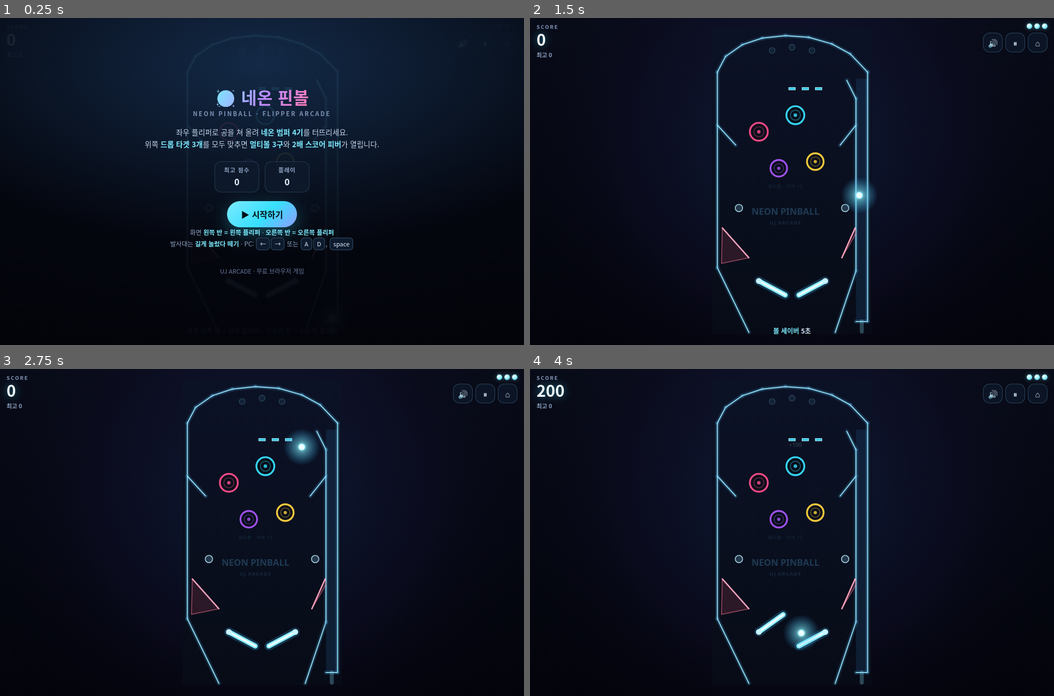
Above: before the commit, frames 1-4 (two rows, left to right).
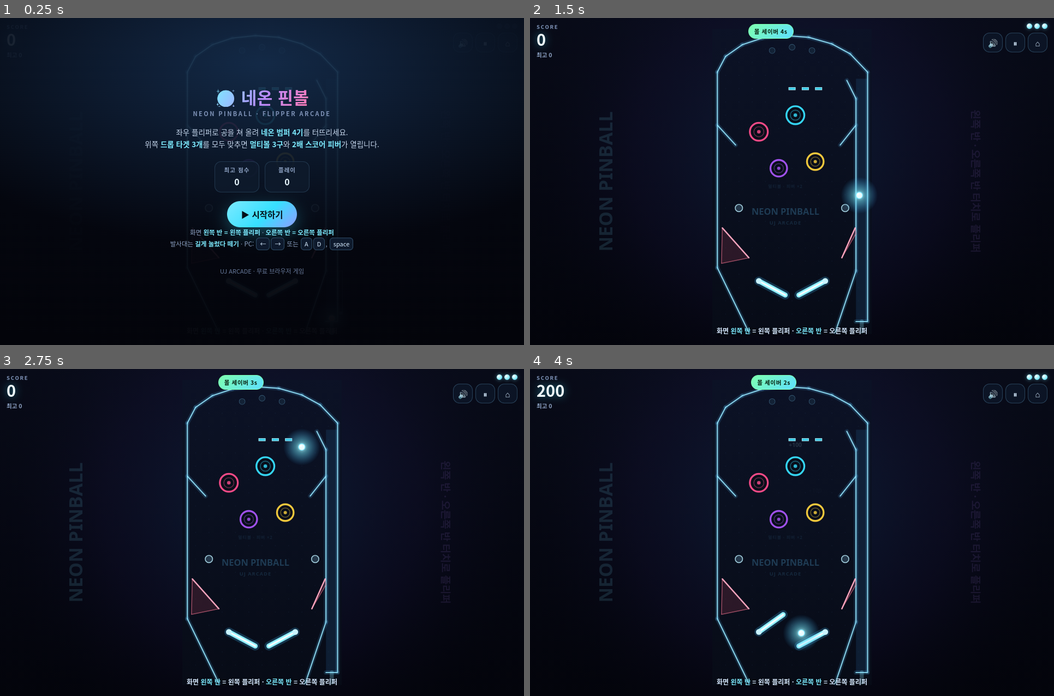
Above: after the commit, the same moments.

Repository: skadnrwhd-web/arcade
Game: browser game, page games/pinball.html
Two runs of this game, one before a commit and one after it. Both use one fixed random seed, a clock stepped at 60 frames per second and the inputs below.
Inputs:
- Up to frame 1 (0.25 s): no input
- Up to frame 2 (1.5 s): click "▶ 시작하기" at 0.27 s; hold Right from 1.03 s (still down); tap Space at 1.1 s
- Up to frame 3 (2.75 s): release Right at 1.53 s; hold Down 1.58-1.85 s; tap Space at 1.6, 2.1, 2.6 s; hold Left 1.9-2.47 s; hold Up from 2.52 s (still down)
- Up to frame 4 (4 s): release Up at 2.82 s; hold Right 2.87-3.53 s; tap Space at 3.1, 3.6 s; hold Up 3.58-3.82 s; hold Left from 3.87 s (still down)

The runs differ from the first frame. In frame 2, 1.3% of the frame differs, in the area x 13-86%, y 1-97%; in frame 3, 1.2%; in frame 4, 1.2%.

Commit message:
네온 핀볼: 느린 프레임 터널링 방지·볼 세이버 칩·넓은 화면 장식

Diff:
--- a/games/pinball.html
+++ b/games/pinball.html
@@ -41,6 +41,7 @@
   .chip[hidden]{display:none}
   .chip.fever{color:#2a1206;background:linear-gradient(135deg,#ffd23f,#ff9a3d);border-color:#ffd23f}
   .chip.combo{color:#ffd9e8;background:rgba(58,14,36,.86);border-color:rgba(255,77,141,.5)}
+  .chip.saver{color:#06210f;background:linear-gradient(135deg,#7dffb0,#5ee0ff);border-color:#7dffb0}
   #hud .right{display:flex;flex-direction:column;align-items:flex-end;gap:7px}
   #balls{display:flex;gap:4px;height:11px;align-items:center}
   #balls i{width:10px;height:10px;border-radius:50%;background:radial-gradient(circle at 34% 32%,#fff,#7ceaff 62%,#2a9fc4);
@@ -113,6 +114,7 @@
       <div id="chips">
         <span class="chip combo" id="chipCombo" hidden>COMBO ×1</span>
         <span class="chip fever" id="chipFever" hidden>FEVER ×2</span>
+        <span class="chip saver" id="chipSaver" hidden>BALL SAVER</span>
       </div>
     </div>
     <div class="right">
@@ -380,6 +382,29 @@
     halo.addColorStop(1, 'rgba(0,0,0,0)');
     g.fillStyle = halo; g.fillRect(0, 0, vw, vh);
 
+    /* 넓은 화면(태블릿 가로·PC)에서 표 양옆 여백 장식 */
+    var gap = view.ox;
+    if (gap > 76) {
+      g.save();
+      g.globalAlpha = 0.13;
+      g.fillStyle = '#7ceaff';
+      g.textAlign = 'center';
+      g.font = '900 ' + Math.min(34, gap * 0.24) + 'px "Apple SD Gothic Neo",system-ui,sans-serif';
+      g.translate(gap * 0.46, vh / 2);
+      g.rotate(-Math.PI / 2);
+      g.fillText('NEON PINBALL', 0, 0);
+      g.restore();
+      g.save();
+      g.globalAlpha = 0.11;
+      g.fillStyle = '#b78bff';
+      g.textAlign = 'center';
+      g.font = '800 ' + Math.min(19, gap * 0.135) + 'px "Apple SD Gothic Neo",system-ui,sans-serif';
+      g.translate(vw - gap * 0.46, vh / 2);
+      g.rotate(Math.PI / 2);
+      g.fillText(L('왼쪽 반 · 오른쪽 반 터치로 플리퍼', 'TAP LEFT / RIGHT HALF TO FLIP'), 0, 0);
+      g.restore();
+    }
+
     g.save();
     g.translate(view.ox, view.oy);
     g.scale(view.S, view.S);
@@ -913,7 +938,7 @@
     clampspeed(b);
 
     /* 표 밖으로 나가면 드레인 */
-    if (b.y > 189 || b.x < 1 || b.x > 99) drainBall(b);
+    if (b.y > 189 || b.y < -6 || b.x < 1 || b.x > 99) drainBall(b);
   }
 
   function update(dt) {
@@ -945,9 +970,11 @@
     /* 충전 */
     if (charging) charge = clamp(charge + dt / 0.75, 0, 1);
 
-    /* 물리: 프레임 dt 를 SUB 스텝으로 쪼갠다 */
-    var h = dt / SUB;
-    for (var s = 0; s < SUB; s++) {
+    /* 물리: 프레임 dt 를 잘게 쪼갠다. 프레임이 길어져도 한 스텝 이동거리가 1.2 단위를 넘지 않게 해서
+       공이 벽·플리퍼를 뚫고 나가는 일(터널링)을 막는다. 보통 60fps 에서 5스텝 */
+    var sub = clamp(Math.ceil(dt / 0.0034), SUB, 14);
+    var h = dt / sub;
+    for (var s = 0; s < sub; s++) {
       stepFlipper(FL.L, h); stepFlipper(FL.R, h);
       for (var bi = balls.length - 1; bi >= 0; bi--) {
         if (!balls[bi]) continue;
@@ -987,16 +1014,12 @@
     if (feverT > 0) { cf.hidden = false; cf.textContent = L('FEVER ×2 · ', 'FEVER ×2 · ') + Math.ceil(feverT) + 's'; }
     else cf.hidden = true;
 
-    /* 볼 세이버 표시 */
-    var hint = $('hint');
-    if (state === 'play' && saverT > 0 && balls.length === 1 && !hint.classList.contains('sv')) {
-      hint.classList.remove('off'); hint.classList.add('sv');
-      hint.innerHTML = L('<b>볼 세이버</b> ' + Math.ceil(saverT) + '초', '<b>BALL SAVER</b> ' + Math.ceil(saverT) + 's');
-      hintT = 0.6;
-    } else if (state === 'play' && saverT <= 0 && hint.classList.contains('sv')) {
-      hint.classList.remove('sv');
-      paintHint();
-    }
+    /* 볼 세이버 표시 (칩) */
+    var cs = $('chipSaver');
+    if (state === 'play' && saverT > 0 && balls.length === 1) {
+      cs.hidden = false;
+      cs.textContent = L('볼 세이버 ', 'BALL SAVER ') + Math.ceil(saverT) + 's';
+    } else cs.hidden = true;
   }
 
   function paintHint() {
